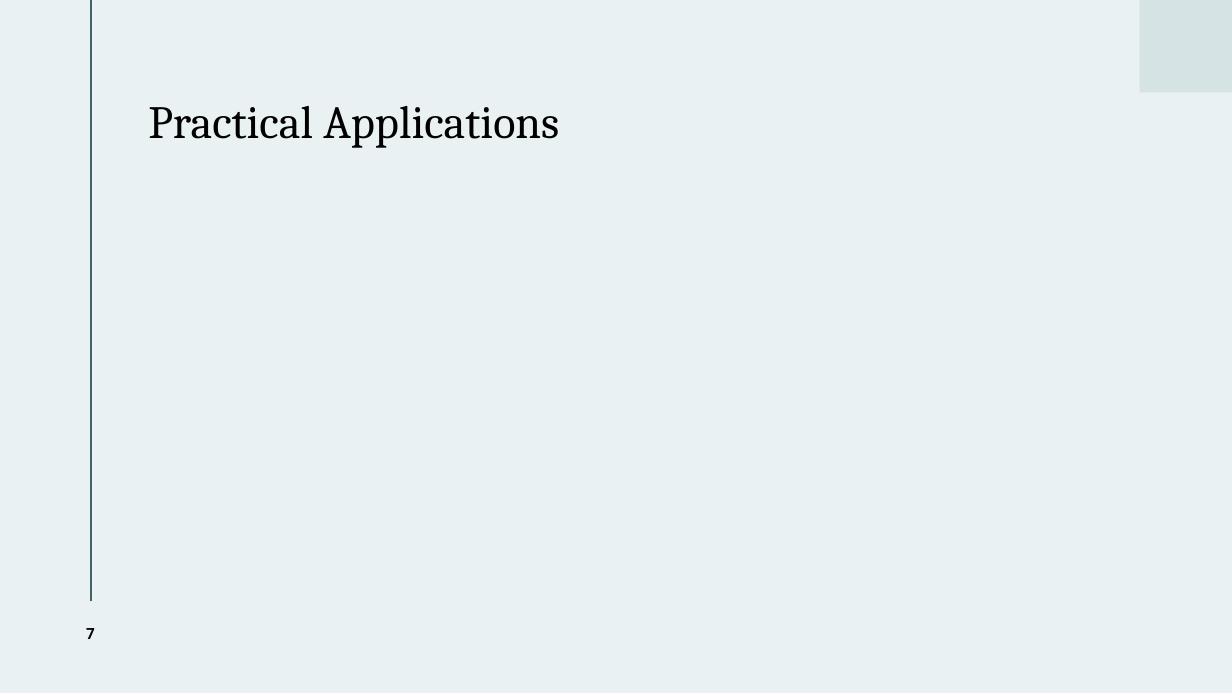
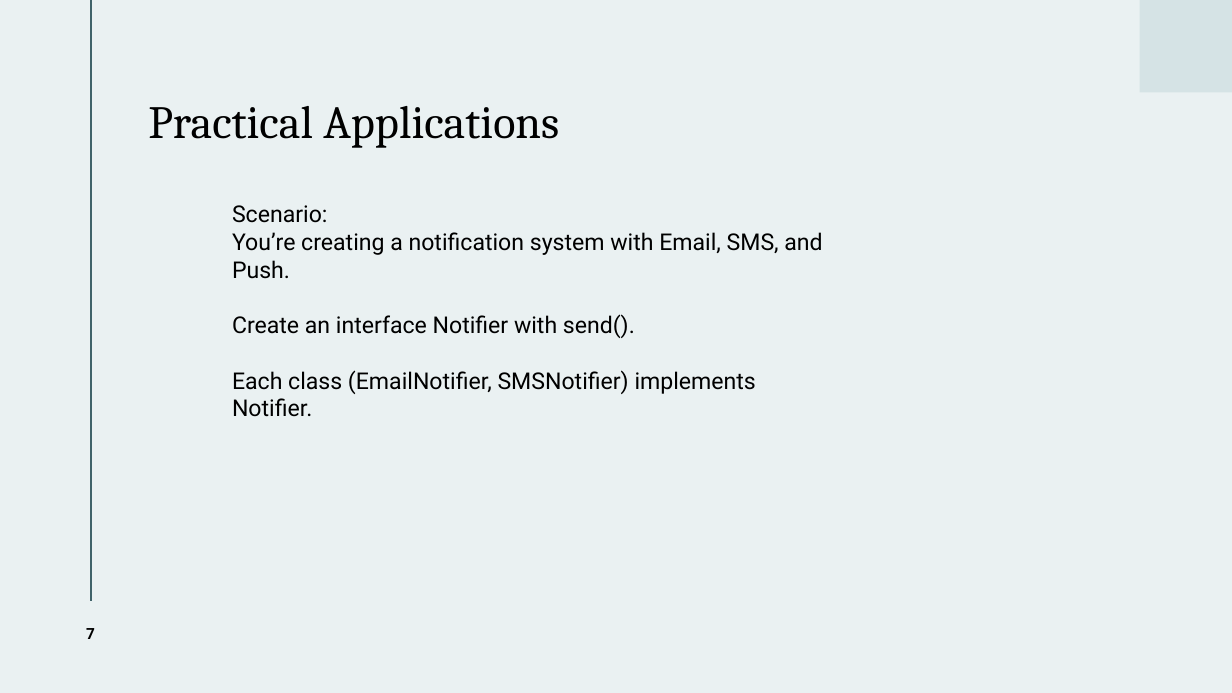
Before and after one commit to psuuc-jbgarcia/Object-Oriented-Programming-Lesson, a slide deck: slide 7 of OOP/Pre-lim/Week 4/Lecture/Abstraction and Interfaces.pptx. Drawn at 1232x693 pixels with LibreOffice and Linux fonts; fonts in the diff are those of the drawing. Boxes give left, top, right and bottom in pixels: in the first picture for what was removed or moved away, otherwise in the second. Text is boxed around its words. In the diff, an @@ line names an element or a change of style, - is before the commit and + after.

```diff
--- a/OOP/Pre-lim/Week 4/Lecture/Abstraction and Interfaces.pptx
+++ b/OOP/Pre-lim/Week 4/Lecture/Abstraction and Interfaces.pptx
@@ text added at [232,205,822,417], 18 pt, text #000000 @@
+Scenario:
+You’re creating a notification system with Email, SMS, and Push.
+Create an interface Notifier with send().
+Each class (EmailNotifier, SMSNotifier) implements Notifier.
```
Also in this commit, not shown: 6 other files.
